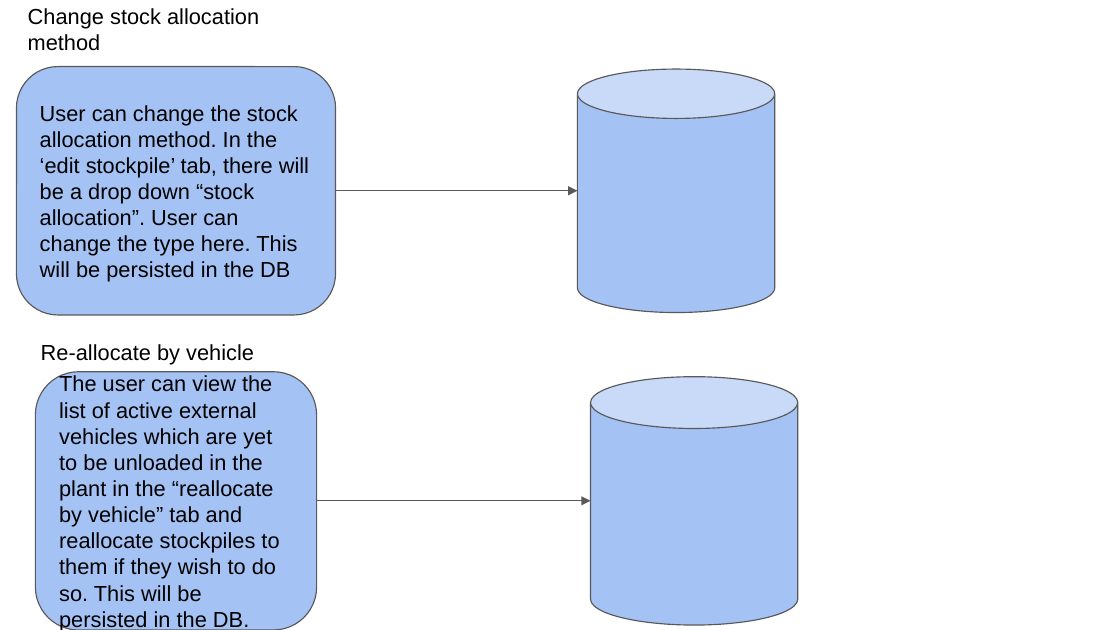
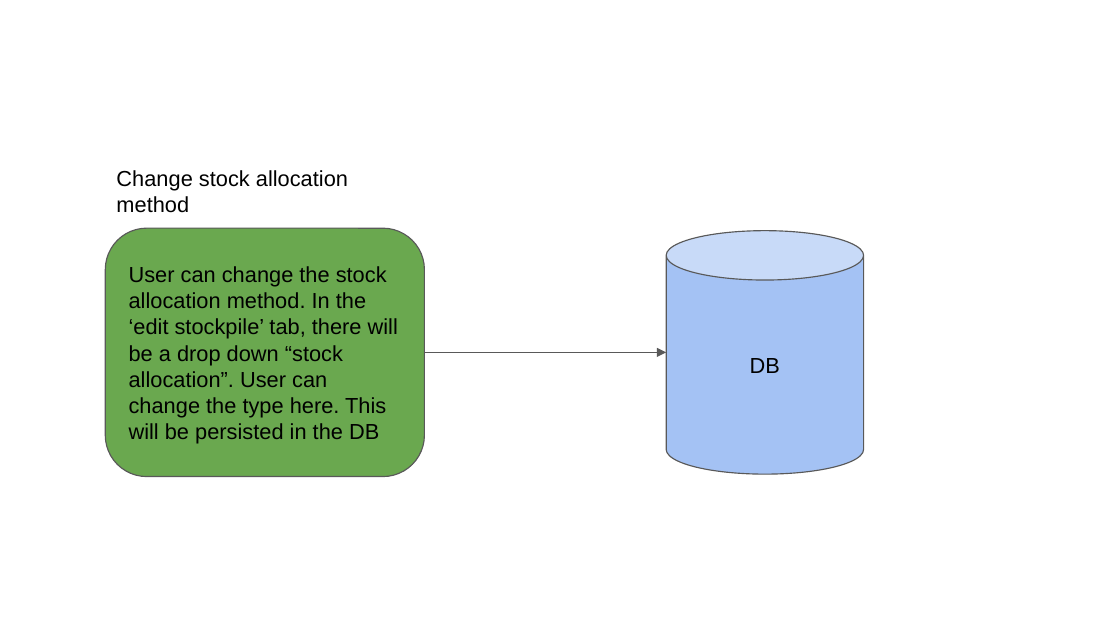
Before and after one commit to elogic-cscts/cscts_srs, a slide deck: slide 6 of Yard_and_Stockpile_SRS/yard-stockpile-flow.pptx (slide 4 before the commit). Drawn at 1120x630 pixels with LibreOffice and Linux fonts; fonts in the diff are those of the drawing. Boxes give left, top, right and bottom in pixels: in the first picture for what was removed or moved away, otherwise in the second. Text is boxed around its words. In the diff, an @@ line names an element or a change of style, - is before the commit and + after.

```diff
--- a/Yard_and_Stockpile_SRS/yard-stockpile-flow.pptx
+++ b/Yard_and_Stockpile_SRS/yard-stockpile-flow.pptx
@@ cylinder removed at (x1=578, y1=69, x2=775, y2=312) @@
@@ text "Change stock allocation method" moved from (x1=28, y1=8, x2=259, y2=51) to (x1=116, y1=170, x2=348, y2=213) @@
@@ rounded rectangle "User can change the stock ..." moved from (x1=17, y1=66, x2=336, y2=315) to (x1=105, y1=228, x2=424, y2=477) @@
@@ rounded rectangle "User can change the stock ..." at (x1=105, y1=228, x2=424, y2=477): fill #A4C2F4 to #6AA84F @@
@@ cylinder added at (x1=666, y1=231, x2=864, y2=474), fill #A4C2F4, outline #595959 0.75 pt, 14 pt, text #000000 @@
+DB
@@ text removed at (x1=41, y1=344, x2=254, y2=365) @@
-Re-allocate by vehicle
@@ arrow moved from (336, 190) - (578, 190) to (424, 353) - (666, 353) @@
@@ rounded rectangle removed at (x1=36, y1=372, x2=317, y2=630) @@
-The user can view the list of active external vehicles which are yet to be unloaded in the plant in the “reallocate by vehicle” tab and reallocate stockpiles to them if they wish to do so. This will be persisted in the DB.
@@ cylinder removed at (x1=590, y1=376, x2=797, y2=625) @@
@@ arrow removed from (317, 501) to (590, 501) @@
```
Also in this commit, not shown: 6 slides added, 2 slides removed, 1 other file.
